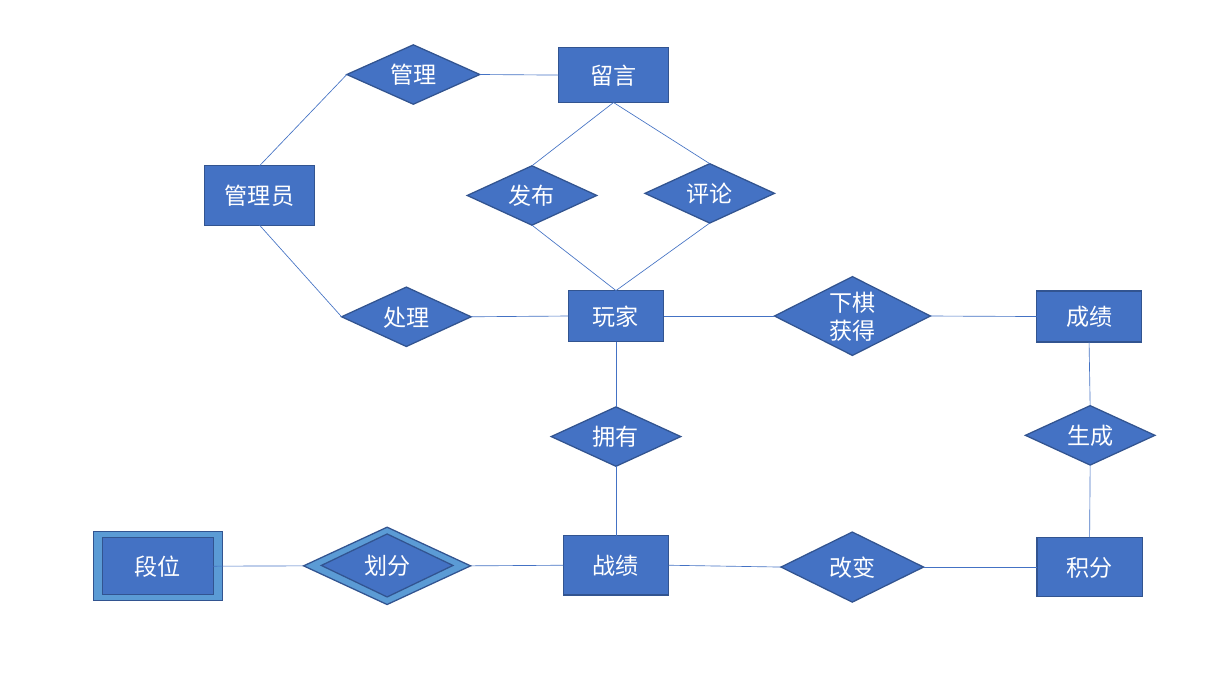
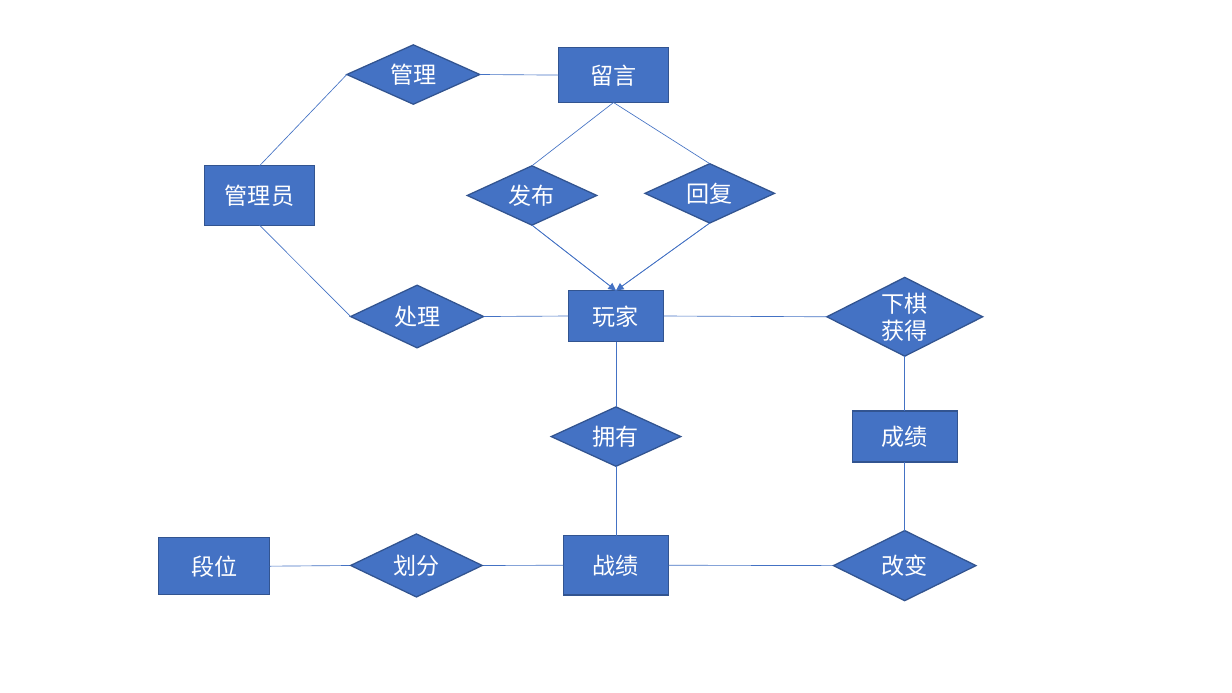
Before and after one commit to PPzXiao/helloworld, a slide deck: slide 1 of ER图.pptx. Drawn at 1232x693 pixels with LibreOffice and Linux fonts; fonts in the diff are those of the drawing. Boxes give left, top, right and bottom in pixels: in the first picture for what was removed or moved away, otherwise in the second. Text is boxed around its words. In the diff, an @@ line names an element or a change of style, - is before the commit and + after.

```diff
--- a/ER图.pptx
+++ b/ER图.pptx
@@ text in diamond at (687,182,733,204): text changed @@
-评论
+回复
@@ line moved from (260, 226) - (342, 317) to (260, 226) - (350, 317) @@
@@ arrow added from (532, 226) to (616, 290), #4472C4 0.5 pt @@
@@ arrow added from (710, 223) to (616, 290), #4472C4 0.5 pt @@
@@ diamond "处理": place and size @@
-diamond "处理" at (342,287,471,347)
+diamond "处理" at (350,286,483,348)
@@ diamond "下棋获得": place and size @@
-diamond "下棋获得" at (775,276,931,355)
+diamond "下棋获得" at (827,277,983,356)
@@ line moved from (471, 317) - (568, 316) to (483, 317) - (568, 316) @@
@@ line moved from (664, 316) - (775, 316) to (664, 316) - (827, 317) @@
@@ line moved from (931, 316) - (1037, 317) to (905, 356) - (905, 411) @@
@@ rectangle "成绩": place and size @@
-rectangle "成绩" at (1037,291,1141,342)
+rectangle "成绩" at (852,411,957,462)
@@ diamond removed at (1026,406,1155,465) @@
-生成
@@ line moved from (1090, 342) - (1091, 406) to (905, 462) - (905, 531) @@
@@ line removed from (1091, 465) to (1090, 538) @@
@@ rectangle removed at (93,531,223,601) @@
@@ rectangle "段位": place and size @@
-rectangle "段位" at (103,538,213,595)
+rectangle "段位" at (159,538,270,595)
@@ diamond removed at (304,528,471,605) @@
@@ diamond "划分": place and size @@
-diamond "划分" at (322,534,453,597)
+diamond "划分" at (350,534,482,597)
@@ diamond "改变": place and size @@
-diamond "改变" at (781,532,923,603)
+diamond "改变" at (834,531,976,601)
@@ rectangle removed at (1037,538,1142,597) @@
-积分
@@ line moved from (213, 567) - (304, 566) to (270, 567) - (350, 566) @@
@@ line moved from (564, 566) - (470, 566) to (564, 566) - (482, 566) @@
@@ line moved from (669, 566) - (781, 567) to (669, 566) - (834, 566) @@
@@ line removed from (924, 567) to (1037, 567) @@
```
Also in this commit, not shown: 2 other files.
